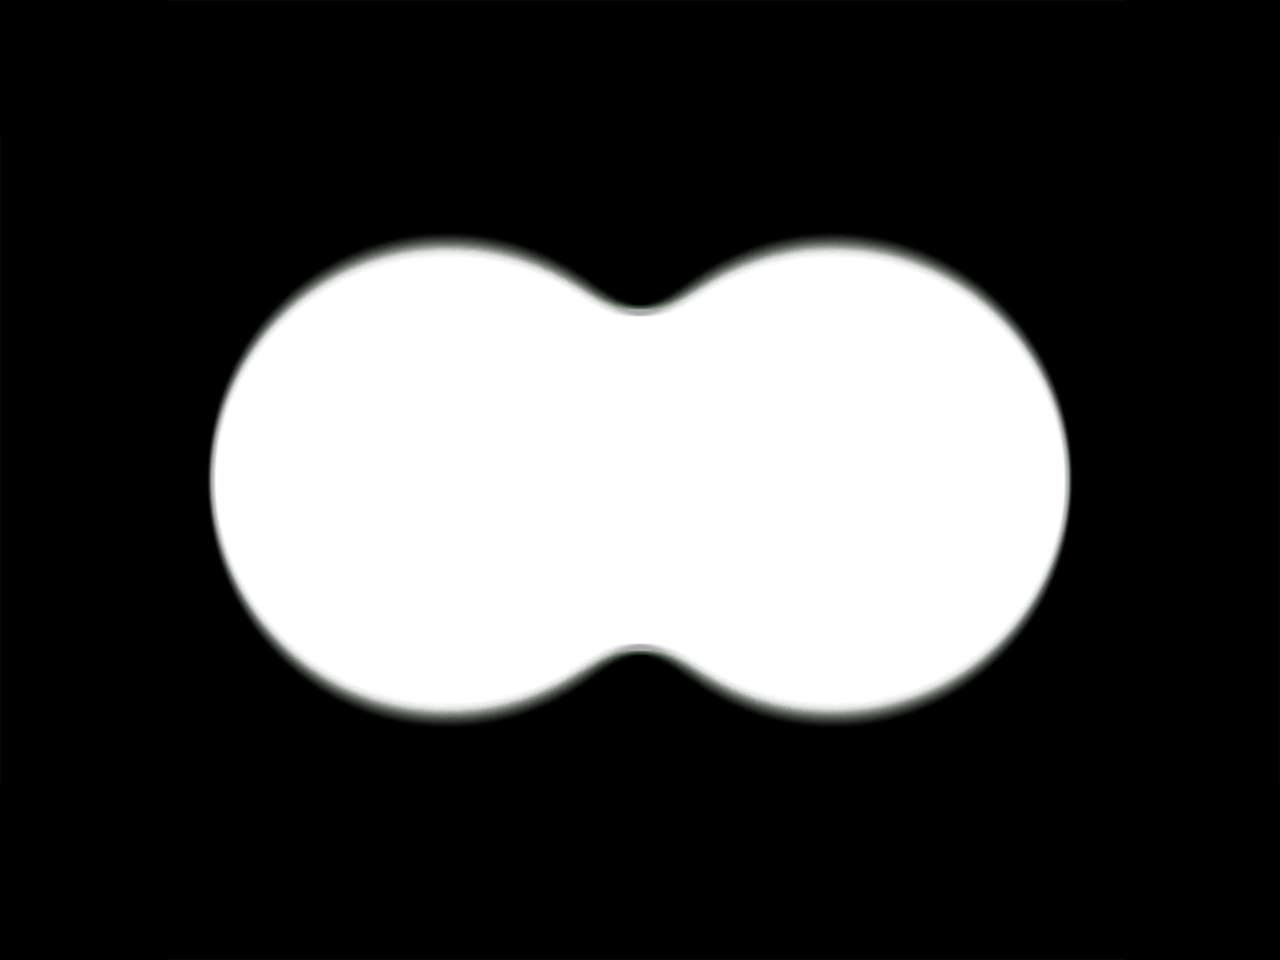
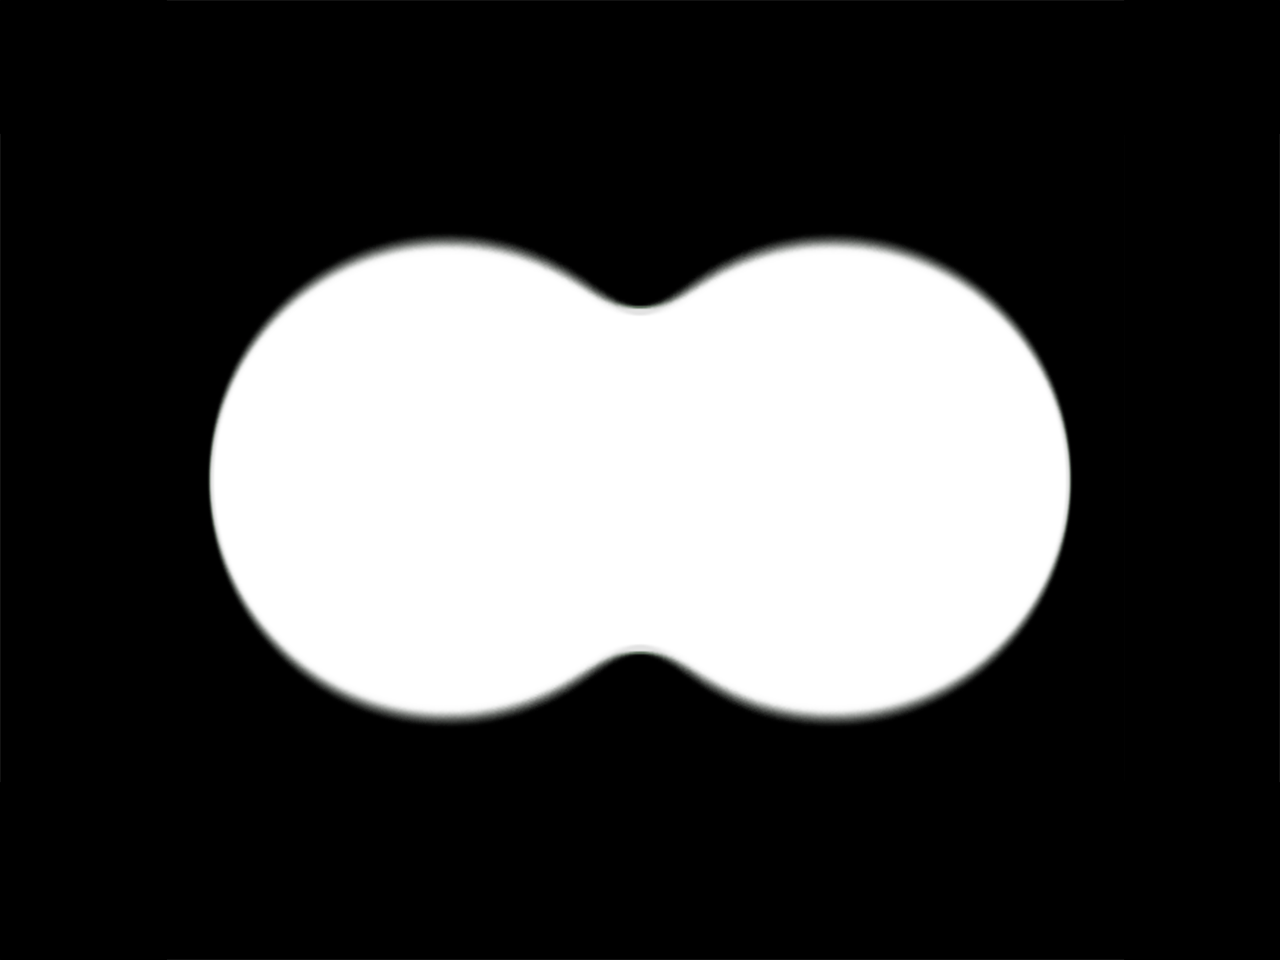
The second 1280px x 960px image is a revision of the first. Changes to its layers:
hid "Layer 0" over [0, 0, 1280, 960]